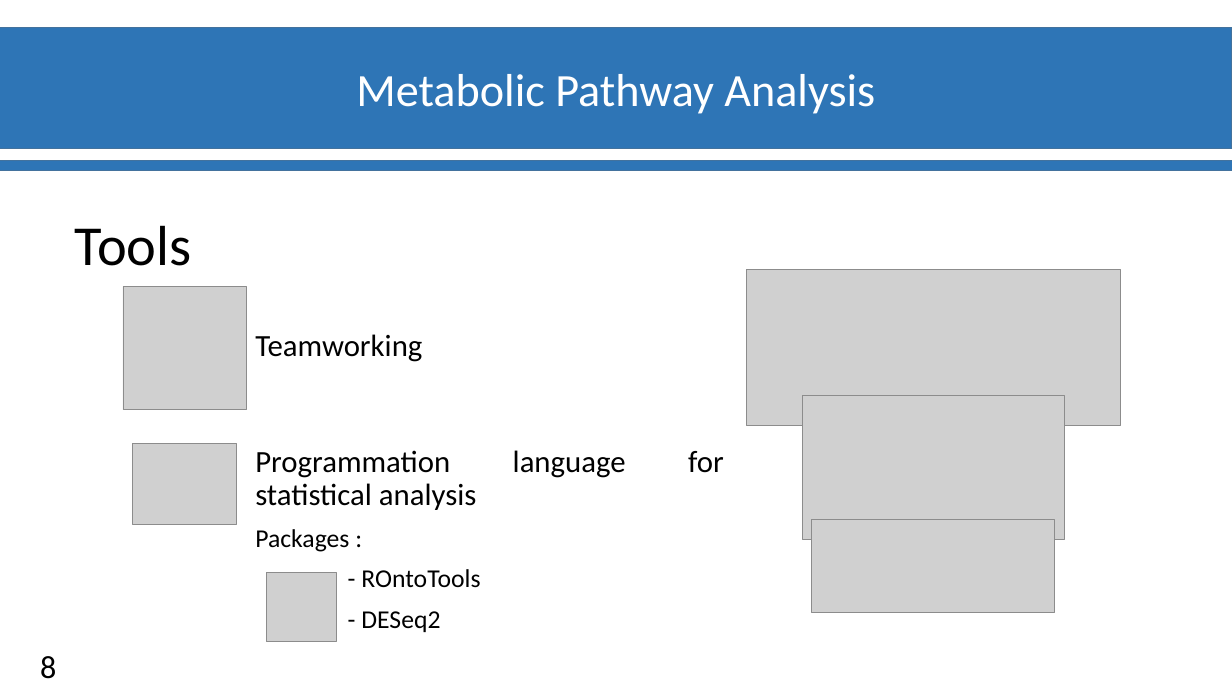
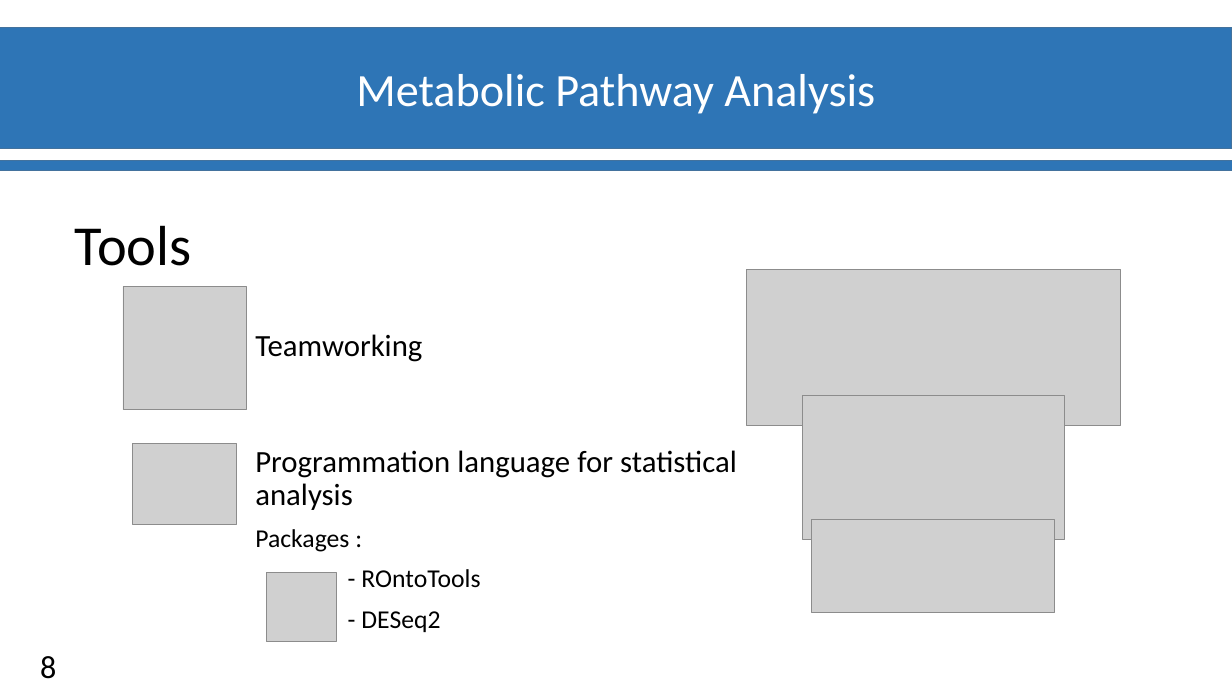
Before and after one commit to materrien/Projet-INSERM, a slide deck: slide 9 of Diapos_Suivit_projet.pptx. Drawn at 1232x693 pixels with LibreOffice and Linux fonts; fonts in the diff are those of the drawing; grey boxes stand for pictures; background and template pictures are left out. Boxes give left, top, right and bottom in pixels: in the first picture for what was removed or moved away, otherwise in the second. Text is boxed around its words. In the diff, an @@ line names an element or a change of style, - is before the commit and + after.

```diff
--- a/Diapos_Suivit_projet.pptx
+++ b/Diapos_Suivit_projet.pptx
@@ text "Teamworking" rewrapped from (255,334,480,632) to (255,334,737,632) @@
```
Also in this commit, not shown: 7 other slides changed.
